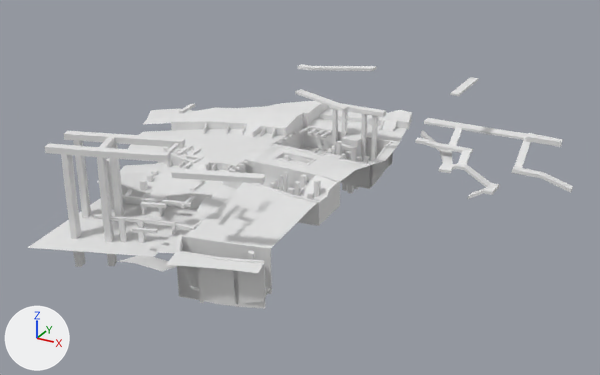
What one commit did to the FBX model Assets/Environment/Unique/Scene_A/SM_Scene_A_Blockout08.fbx.
One viewpoint serves both versions: a 50 mm lens placed at (66.0, -385.0, 149.0), pointed at (-138.0, -15.0, -36.0). The axes (+X, +Y, +Z) are drawn at lower left. The lights are the same throughout. Where no turn or scale is listed for an object, it has been applied to the vertices.

The older version as bpy lines, for what is in view:
```python
mat_concreteeclatax1 = principled_material('ConcreteEclatax1')
mat_concreteeclatax1.base_color = (0.8, 0.8, 0.8)  # white #e7e7e7
mat_concreteeclatax1.roughness = 1.0
me_cube_077 = bpy.data.meshes.new('Cube.077')
me_cube_077.from_pydata(...)  # 2366 vertices, 1988 faces; spans x -264.0..-7.0, y -121.0..108.0, z -68.0..24.0
# faces by material slot: [1634, 295, 59]
me_cube_077.materials.append(mat_concreteeclatax1)  # white #e7e7e7
me_cube_077.materials.append(mat_grass)  # its picture is missing
me_cube_077.materials.append(mat_sand)  # its picture is missing
ob_sm_scene_a_blockout08 = bpy.data.objects.new('SM_Scene_A_Blockout08', me_cube_077)
ob_sm_scene_a_blockout08.location = (0.0, 0.0, 0.0)
```
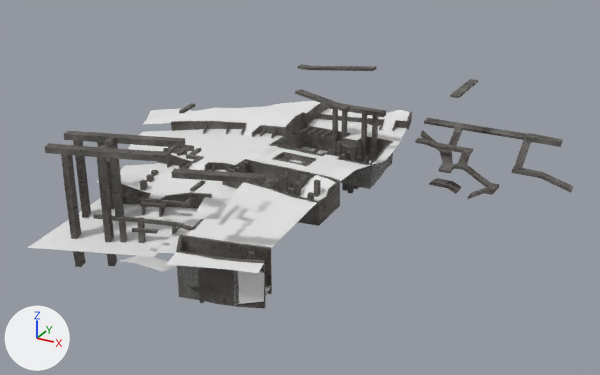
Location of each change, [x1, y1, x2, y2] in pixels of the pictures (600 x 375 px):
'SM_Scene_A_Blockout08', surface changed: [45, 64, 573, 309] in both

The change, as a diff of the scene's bpy script:
```diff
--- a/Assets/Environment/Unique/Scene_A/SM_Scene_A_Blockout08.fbx.py
+++ b/Assets/Environment/Unique/Scene_A/SM_Scene_A_Blockout08.fbx.py
@@ img_t_roughconcretemacro_1_png @@
+img_t_roughconcretemacro_1_png = load_image('T_RoughConcreteMacro 1.png', '../../../Textures/Surfaces/T_RoughConcreteMacro 1.png', 1024, 1024, 'sRGB')
@@ mat_concreteeclatax1 @@
 mat_concreteeclatax1 = principled_material('ConcreteEclatax1')
-mat_concreteeclatax1.base_color = (0.8, 0.8, 0.8)  # white #e7e7e7
+mat_concreteeclatax1.texture = img_t_roughconcretemacro_1_png
 mat_concreteeclatax1.roughness = 1.0
```
